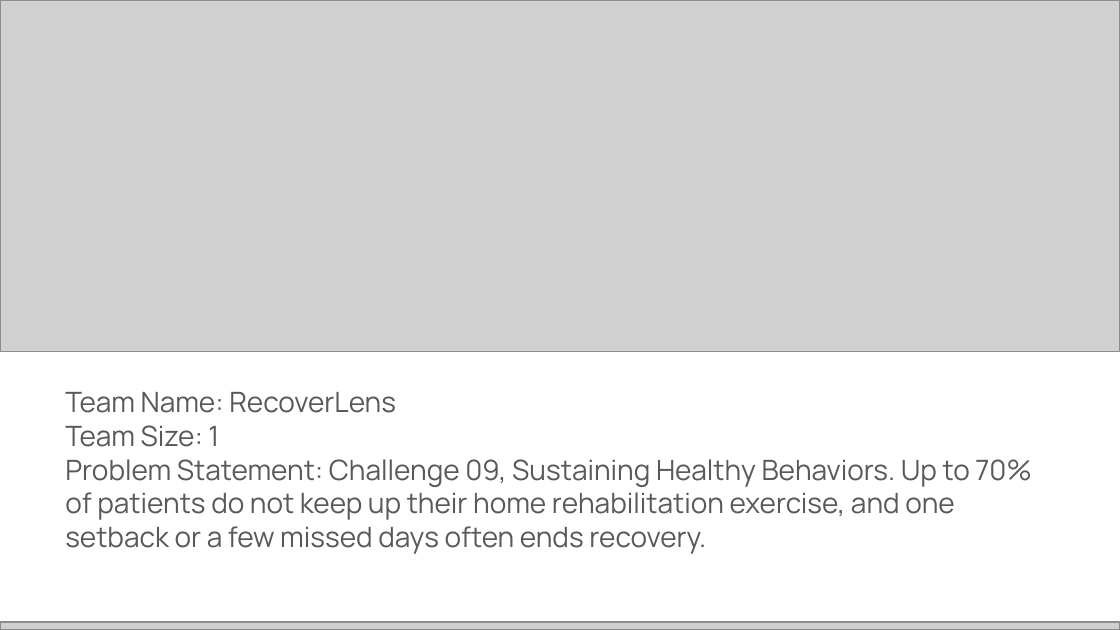
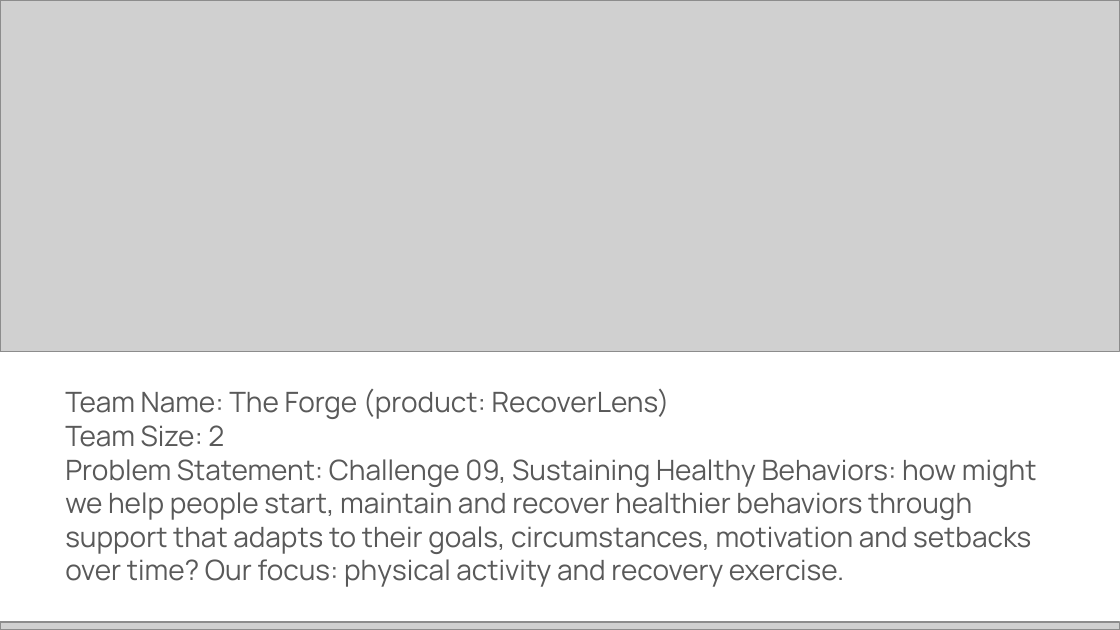
Before and after one commit to harrymakoni-netizen/Recover-Lens-, a slide deck: slide 1 of docs/hack2skill/RecoverLens-Future-Health-submission.pptx. Drawn at 1120x630 pixels with LibreOffice and Linux fonts; fonts in the diff are those of the drawing; grey boxes stand for pictures. Boxes give left, top, right and bottom in pixels: in the first picture for what was removed or moved away, otherwise in the second. Text is boxed around its words. In the diff, an @@ line names an element or a change of style, - is before the commit and + after.

```diff
--- a/docs/hack2skill/RecoverLens-Future-Health-submission.pptx
+++ b/docs/hack2skill/RecoverLens-Future-Health-submission.pptx
@@ text at <box>65,389,1037,587</box>: text changed @@
-Team Name: RecoverLens
-Team Size: 1
-Problem Statement: Challenge 09, Sustaining Healthy Behaviors. Up to 70% of patients do not keep up their home rehabilitation exercise, and one setback or a few missed days often ends recovery.
+Team Name: The Forge (product: RecoverLens)
+Team Size: 2
+Problem Statement: Challenge 09, Sustaining Healthy Behaviors: how might we help people start, maintain and recover healthier behaviors through support that adapts to their goals, circumstances, motivation and setbacks over time? Our focus: physical activity and recovery exercise.
```
Also in this commit, not shown: 10 other slides changed, 2 other files.
